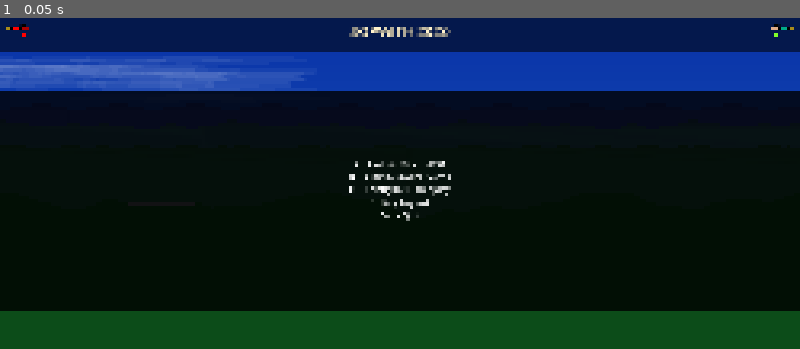
Above: before the commit, frame 1.
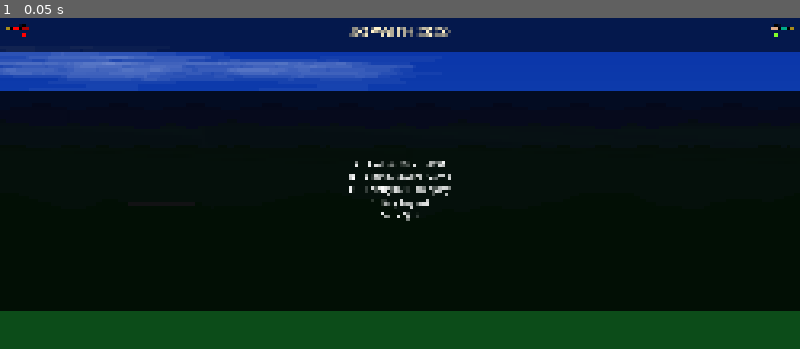
Above: after the commit, the same moment.

Repository: sometimesanotion/godot-sopwith
Game: Godot game, scene res://main.tscn
Two runs of this game, one before a commit and one after it. Both use one fixed random seed, a clock stepped at 60 frames per second and the inputs below. Sound files missing from this copy of the repository are replaced by a short silence.
Inputs:
- Up to frame 1 (0.05 s): no input

The runs differ from the first frame. In frame 1, 2.6% of the frame differs, in the area x 0-52%, y 10-23%.

Commit message:
Clouds are improving

Diff:
--- a/scripts/background.gd
+++ b/scripts/background.gd
@@ -106,12 +106,11 @@
 #   salt_offset : distinguishes each layer's cloud noise from the others.
 # =============================================================================
 const CLOUD_STYLES := [
-	{"type": "cirrus_narrow", "count": 12, "alpha": 0.05, "cy_min": 20.0,
-	 "cy_max": 340.0, "salt_offset": 0},
-	{"type": "stratum", "count": 18, "alpha": 0.09, "cy_min": 80.0,
-	 "cy_max": 540.0, "salt_offset": 1},
-	{"type": "ceiling", "count": 30, "alpha_min": 0.06, "alpha_max": 0.12,
-	 "salt_offset": 2},
+	{"type": "cirrus_narrow", "count": 5, "alpha": 0.07, "cy_min": -200.0,
+	 "cy_max": 270.0, "salt_offset": 0},
+	{"type": "cirrus_narrow", "count": 8, "alpha": 0.05, "cy_min": 0.0,
+	 "cy_max": 120.0, "salt_offset": 1},
+	{"type": "none", "count": 0, "salt_offset": 2},
 ]
 
 # Global horizontal-motion multiplier applied to every layer's X scale.
